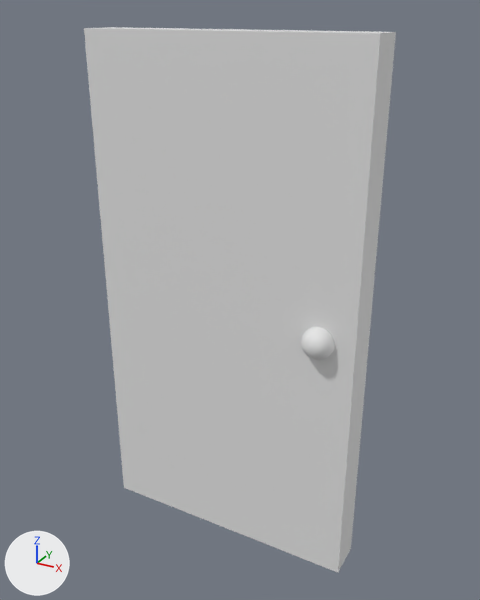
The FBX model Assets/Greybox Assets/gr_Door.fbx: old version first, new version second.
Before and after are seen from a camera (50 mm lens) standing at (2.077, -29.566, 3.495) and looking at (0.166, -26.092, 1.757). The lights are fixed; the arrows at lower left show +X, +Y and +Z. Where no turn or scale is listed for an object, it has been applied to the vertices.

The scene before the commit, as lines of its bpy script (objects in view):
```python
me_cube_077 = bpy.data.meshes.new('Cube.077')
me_cube_077.from_pydata(...)  # a box spanning x -0.74..1.09, y -0.13..0.13, z -1.0..2.42; a UV sphere (32 segments, 16 rings, poles along y) spanning x 0.76..0.96, y -0.24..-0.03, z 0.61..0.81
ob_cube_036 = bpy.data.objects.new('Cube.036', me_cube_077)
ob_cube_036.location = (-0.077, -26.117, 0.961)
```
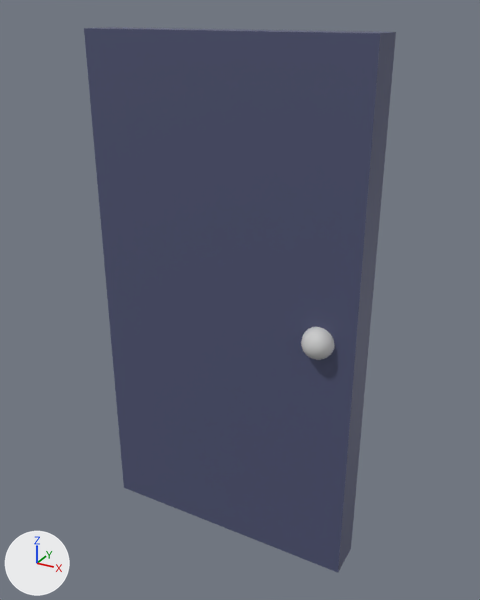
The newer file is also turned or shifted as a whole; pictures and numbers use the older file's frame.

The change, as a diff of the scene's bpy script:
```diff
--- a/Assets/Greybox Assets/gr_Door.fbx.py
+++ b/Assets/Greybox Assets/gr_Door.fbx.py
@@ mat_lavender @@
+mat_lavender = principled_material('Lavender')
+mat_lavender.base_color = (0.0802, 0.0908, 0.178)  # dark blue #505575
@@ mat_white @@
+mat_white = principled_material('White')
+mat_white.base_color = (0.631, 0.631, 0.631)  # light grey #d0d0d0
@@ me_cube_077 @@
 me_cube_077.from_pydata(...)  # 490 vertices, 518 faces; spans x -0.74..1.09, y -0.24..0.13, z -1.0..2.42
 # used by ob_cube_036; location = (-0.077, -26.117, 0.961)
+# me_cube_077 part 1: all 2 faces centred in x 0.18, y -0.13..0.13, z 0.71 switch from no material to mat_lavender (dark blue #505575)
+# me_cube_077 part 2: the 1 face centred in x 0.18, y 0.0, z 2.42 switches from no material to mat_lavender (dark blue #505575)
+# me_cube_077 part 3: the 1 face centred in x 1.09, y 0.0, z 0.71 switches from no material to mat_lavender (dark blue #505575)
+# me_cube_077 part 4: all 512 faces centred in x 0.76..0.96, y -0.23..-0.04, z 0.61..0.81 switch from no material to mat_white (light grey #d0d0d0)
```

Where the change shows, as pixel boxes (x1, y1, x2, y2) in the pictures (480 x 600 px):
part 1 of me_cube_077, recoloured (grey to blue): (84, 28, 380, 572) in both
part 2 of me_cube_077, recoloured: (97, 27, 390, 33) in both
part 3 of me_cube_077, recoloured (grey to blue): (338, 32, 396, 572) in both
part 4 of me_cube_077, recoloured (white to grey): (301, 327, 334, 360) in both
